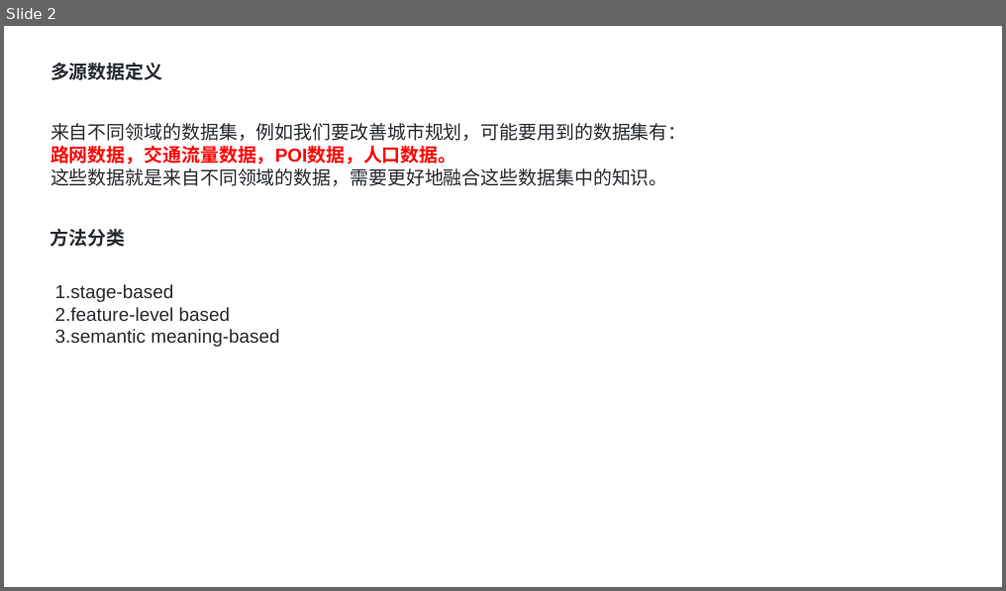
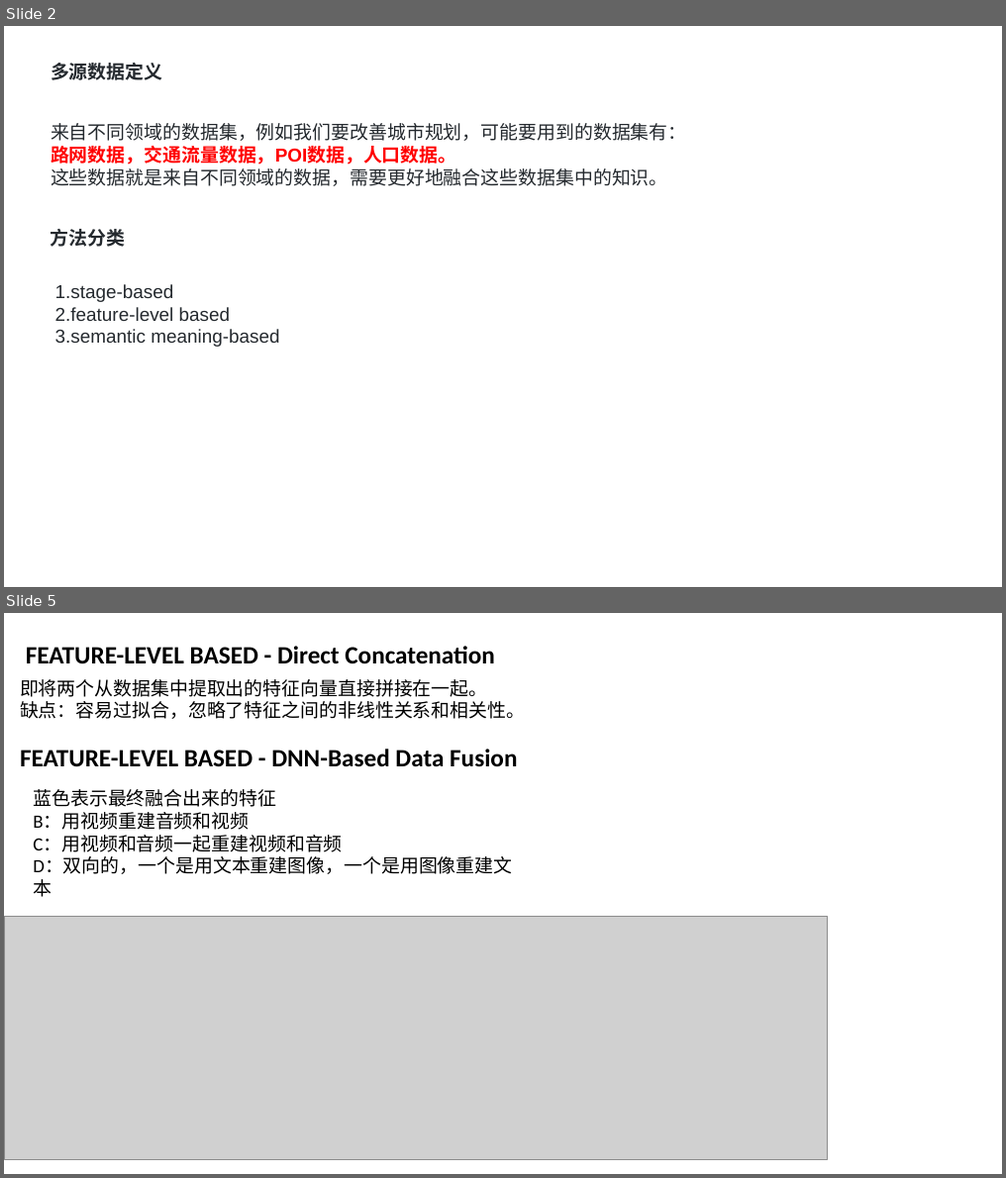
Before and after one commit to zhengsai168/zhengsai-awesome, a slide deck: paper-note/Urban-Computing/多源数据融合-综述.pptx. Shown one above the other, each under a label of ours: slide 2 before the commit, slides 2 and 5 after it; the slides between them are not shown. The pictures are 1006x591 and 1006x1178 pixels, drawn with LibreOffice and Linux fonts; fonts in the diff are those of the drawing; grey boxes stand for pictures. Boxes give left, top, right and bottom in pixels: in the first picture for what was removed or moved away, otherwise in the second. Text is boxed around its words. In the diff, an @@ line names an element or a change of style, - is before the commit and + after.

```diff
--- a/paper-note/Urban-Computing/多源数据融合-综述.pptx
+++ b/paper-note/Urban-Computing/多源数据融合-综述.pptx
@@ slide 5 added at (4, 613, 1002, 1174), background #FFFFFF @@
@@ text added at (26, 646, 495, 664), 24 pt, text #000000, bold @@
+FEATURE-LEVEL BASED - Direct Concatenation
@@ text added at (20, 679, 525, 719), 18 pt, text #000000 @@
+即将两个从数据集中提取出的特征向量直接拼接在一起。
+缺点：容易过拟合，忽略了特征之间的非线性关系和相关性。
@@ text added at (20, 749, 517, 767), 24 pt, text #000000, bold @@
+FEATURE-LEVEL BASED - DNN-Based Data Fusion
@@ text added at (33, 789, 512, 897), 18 pt, text #000000 @@
+蓝色表示最终融合出来的特征
+B：用视频重建音频和视频
+C：用视频和音频一起重建视频和音频
+D：双向的，一个是用文本重建图像，一个是用图像重建文本
@@ picture added at (4, 916, 828, 1159) @@
```
Also in this commit, not shown: 1 slide changed, 10 other slides added, 11 slides removed, 1 other file.
